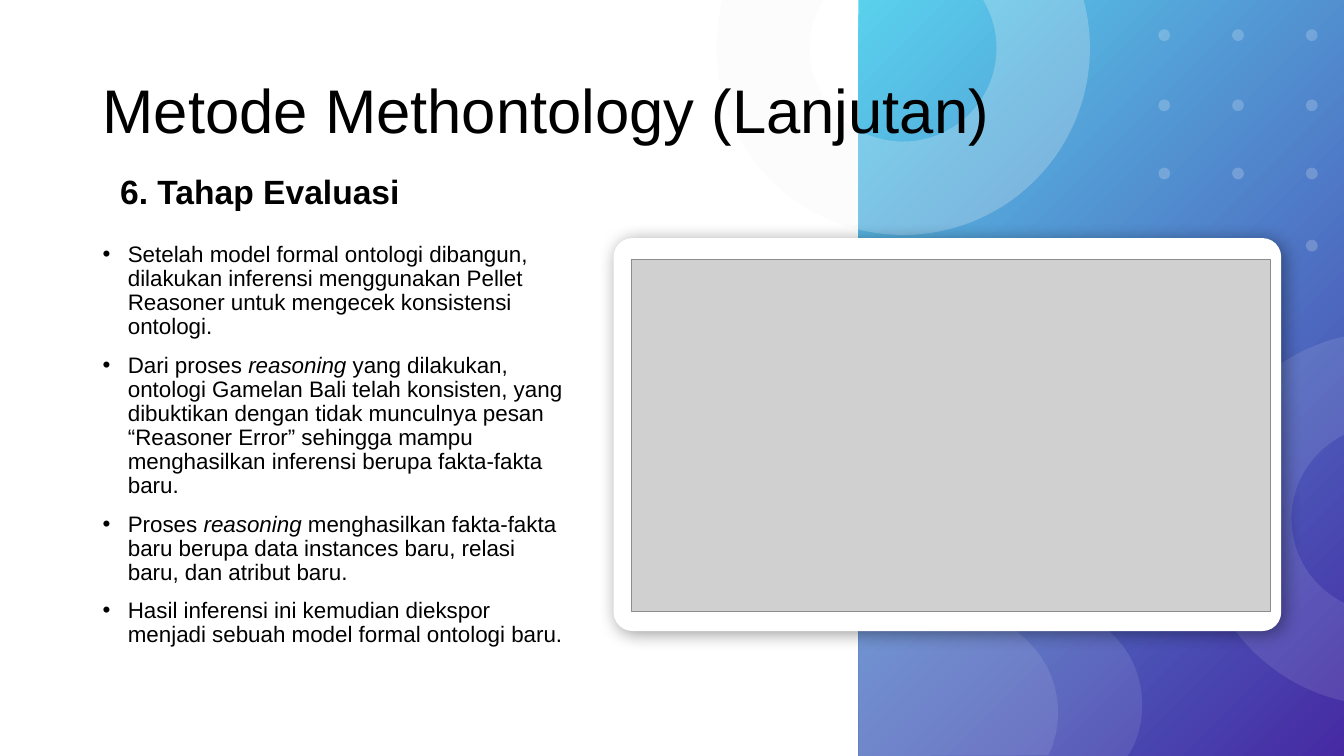
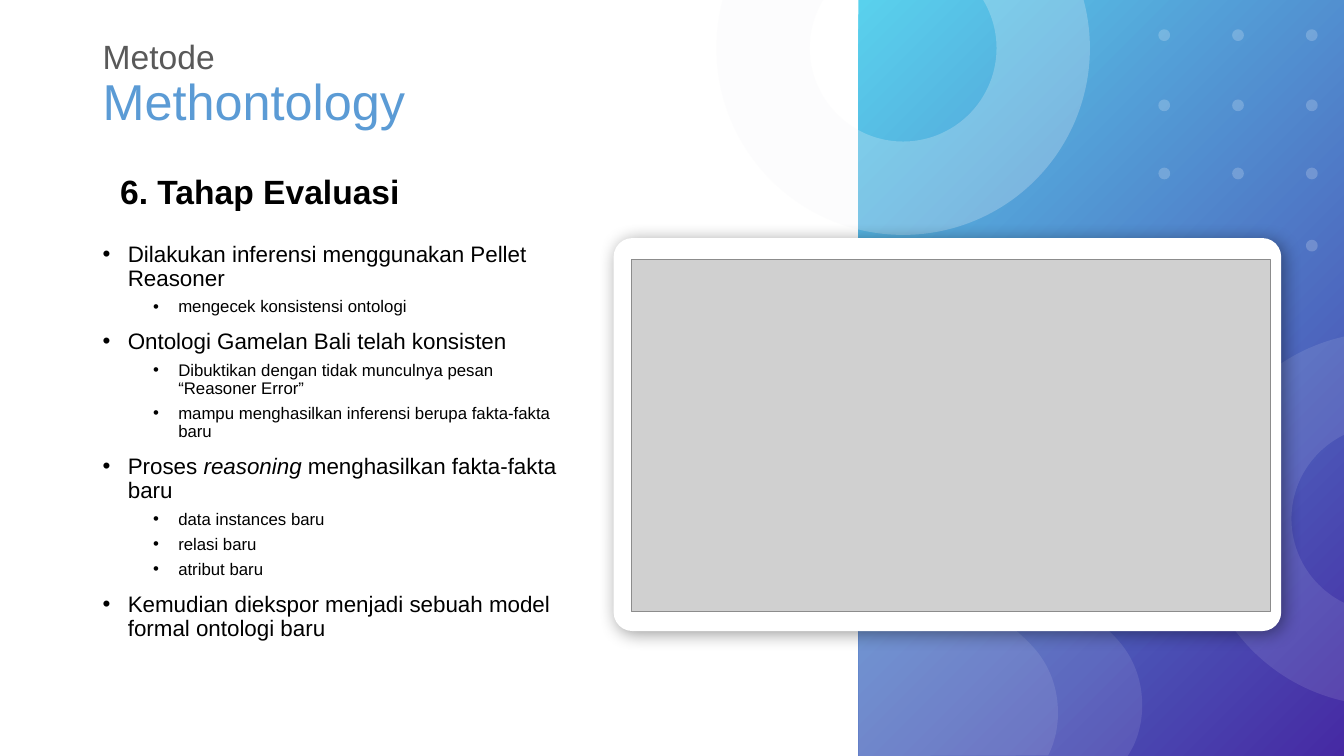
Before and after one commit to wardanacoolant/Tugas-Akhir, a slide deck: slide 24 of Hari-H Sidang/Rancangan Presentasi Skripsi.pptx (slide 23 before the commit). Drawn at 1344x756 pixels with LibreOffice and Linux fonts; fonts in the diff are those of the drawing; grey boxes stand for pictures. Boxes give left, top, right and bottom in pixels: in the first picture for what was removed or moved away, otherwise in the second. Text is boxed around its words. In the diff, an @@ line names an element or a change of style, - is before the commit and + after.

```diff
--- a/Hari-H Sidang/Rancangan Presentasi Skripsi.pptx
+++ b/Hari-H Sidang/Rancangan Presentasi Skripsi.pptx
@@ title at (103,44,405,130): text changed; size 44 to 36 pt; text colour #000000 to #5B9BD5 @@
-Metode Methontology (Lanjutan)
+Metode
+Methontology
@@ text at (128,245,556,641): text changed @@
-• Setelah model formal ontologi dibangun, dilakukan inferensi menggunakan Pellet Reasoner untuk mengecek konsistensi ontologi.
-• Dari proses reasoning yang dilakukan, ontologi Gamelan Bali telah konsisten, yang dibuktikan dengan tidak munculnya pesan “Reasoner Error” sehingga mampu menghasilkan inferensi berupa fakta-fakta baru.
-• Proses reasoning menghasilkan fakta-fakta baru berupa data instances baru, relasi baru, dan atribut baru.
-• Hasil inferensi ini kemudian diekspor menjadi sebuah model formal ontologi baru.
+• Dilakukan inferensi menggunakan Pellet Reasoner
+  • mengecek konsistensi ontologi
+• Ontologi Gamelan Bali telah konsisten
+  • Dibuktikan dengan tidak munculnya pesan “Reasoner Error”
+  • mampu menghasilkan inferensi berupa fakta-fakta baru
+• Proses reasoning menghasilkan fakta-fakta baru
+  • data instances baru
+  • relasi baru
+  • atribut baru
+• Kemudian diekspor menjadi sebuah model formal ontologi baru
```
Also in this commit, not shown: 31 other slides changed, 7 slides added, 1 slide removed, 6 other files.
